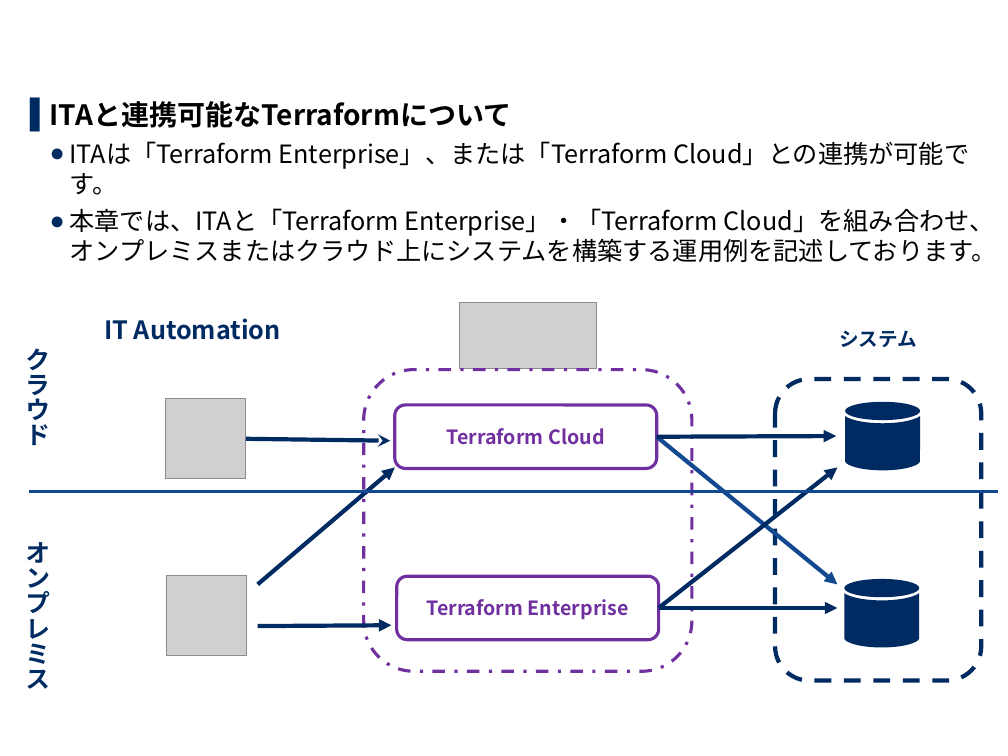
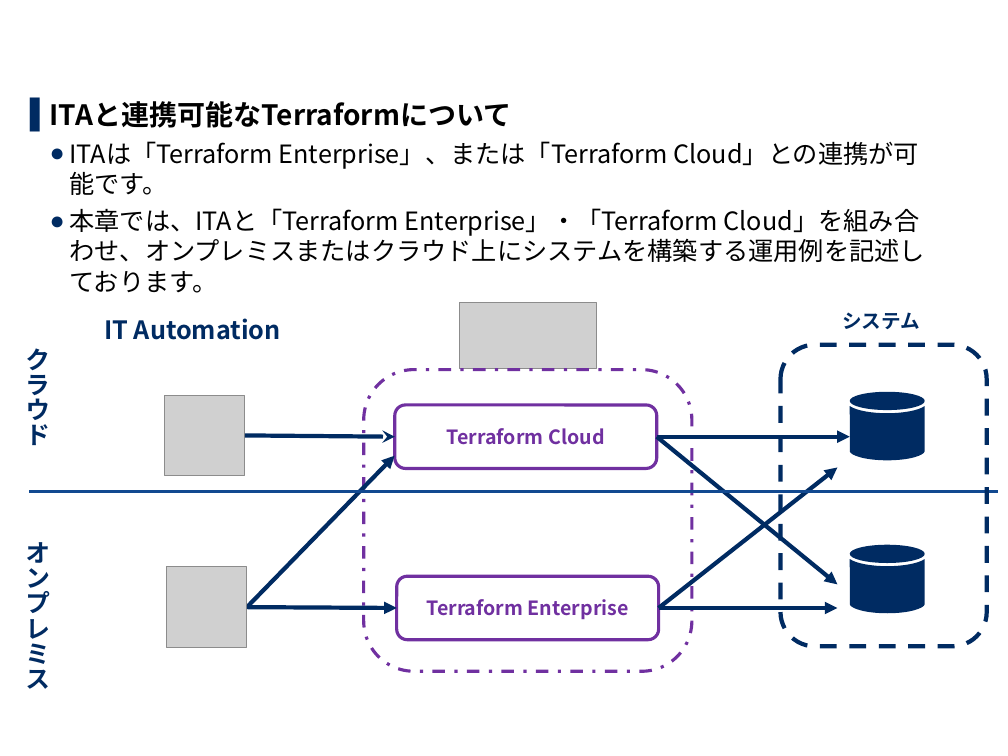
Before and after one commit to exastro-suite/it-automation-docs, a slide deck: slide 10 of asset/Learn_ja/ITA-Terraform-Driver_ja.pptx (slide 8 before the commit). Drawn at 1008x756 pixels with LibreOffice and Linux fonts; fonts in the diff are those of the drawing; grey boxes stand for pictures; background and template pictures are left out. Boxes give left, top, right and bottom in pixels: in the first picture for what was removed or moved away, otherwise in the second. Text is boxed around its words. In the diff, an @@ line names an element or a change of style, - is before the commit and + after.

```diff
--- a/asset/Learn_ja/ITA-Terraform-Driver_ja.pptx
+++ b/asset/Learn_ja/ITA-Terraform-Driver_ja.pptx
@@ text "ITAと連携可能なTerraformについて" rewrapped from <box>50,101,997,262</box> to <box>50,101,925,293</box> @@
@@ text "システム": place and size @@
-text "システム" at <box>839,330,917,347</box>
+text "システム" at <box>842,312,920,329</box>
@@ rounded rectangle: place and size @@
-rounded rectangle at <box>775,379,982,680</box>
+rounded rectangle at <box>780,345,987,646</box>
@@ freeform shape: place and size @@
-freeform shape at <box>845,402,919,471</box>
+freeform shape at <box>850,392,924,461</box>
@@ arrow moved from (246, 438) - (390, 440) to (245, 435) - (395, 436) @@
@@ arrow moved from (657, 436) - (837, 436) to (657, 436) - (850, 436) @@
@@ arrow (657, 436) - (838, 585): stroke #124990 3 pt to #002B62 3 pt @@
@@ arrow moved from (258, 585) - (395, 468) to (247, 607) - (394, 456) @@
@@ picture: place and size @@
-picture at <box>166,576,247,656</box>
+picture at <box>166,566,247,647</box>
@@ freeform shape: place and size @@
-freeform shape at <box>845,579,919,647</box>
+freeform shape at <box>850,544,924,613</box>
@@ arrow moved from (258, 626) - (391, 625) to (247, 607) - (397, 608) @@
```
Also in this commit, not shown: 12 other slides changed, 3 slides added, 1 other file.
